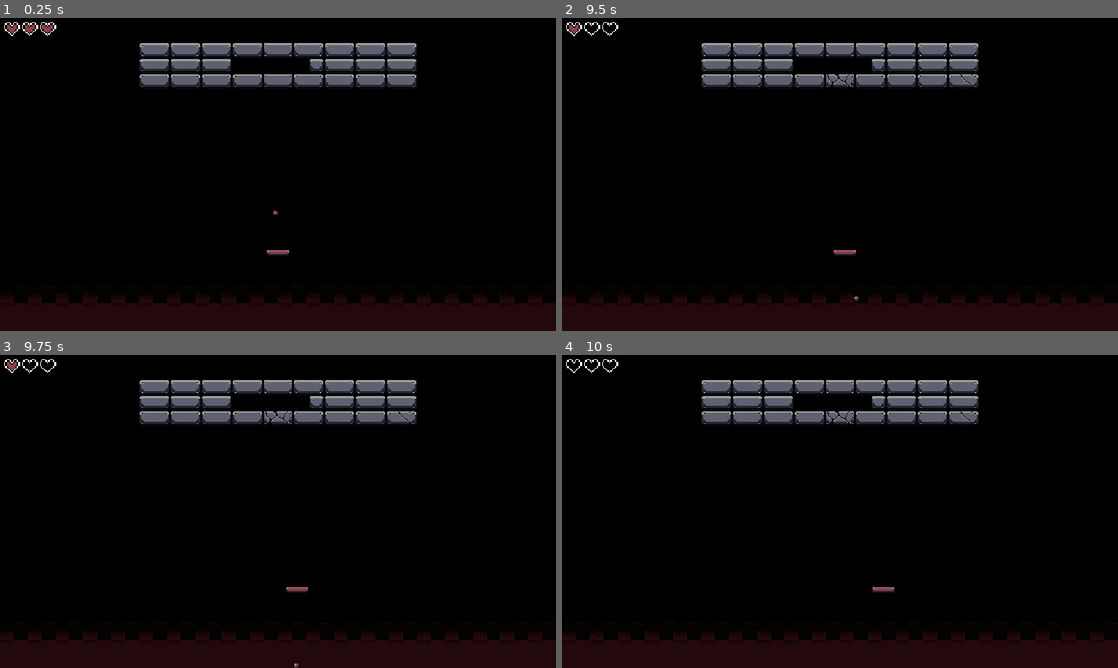
Above: before the commit, frames 1-4 (two rows, left to right).
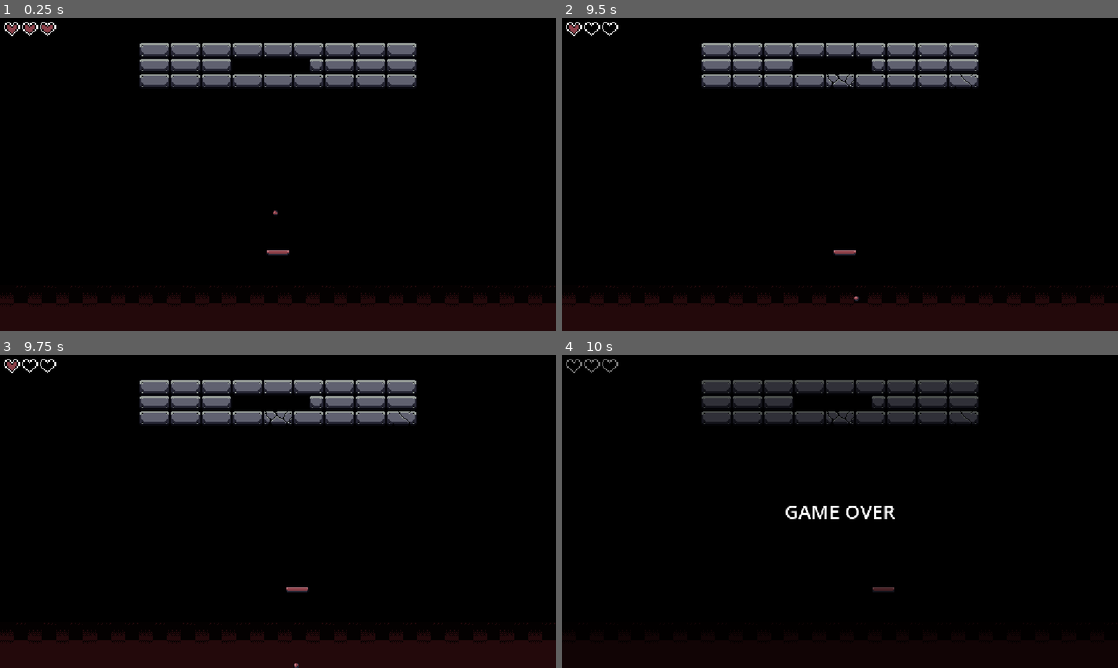
Above: after the commit, the same moments.

Repository: IAidenI/Breakout
Game: Godot game, scene res://main/main.tscn
Two runs of this game, one before a commit and one after it. Both use one fixed random seed, a clock stepped at 60 frames per second and the inputs below.
Inputs:
- Up to frame 1 (0.25 s): no input
- Up to frame 2 (9.5 s): tap Enter at 0.5, 2.75, 4.25 s; hold Right (ui_right) 0.53-1.28 s; tap Space at 1.25, 3.5, 5.75 s; hold Left (ui_left) 1.28-2.03 s; hold Right (ui_right) 2.03-3.53 s; hold Left (ui_left) 3.53-5.78 s; hold Right (ui_right) 5.78-8.03 s; hold Left (ui_left) from 8.03 s (still down)
- Up to frame 3 (9.75 s): release Left (ui_left) at 9.53 s; hold Right (ui_right) from 9.53 s (still down)
- Up to frame 4 (10 s): keep holding Right (ui_right)

Frames 1-3 are identical in both runs. In frame 4, 5.5% of the frame differs, in the area x 0-75%, y 1-76%.

Commit message:
feat: ajout d'un game over

Diff:
--- a/main/main.gd
+++ b/main/main.gd
@@ -34,4 +34,4 @@
 		print("Vies restante : ", PlayerState.lives)
 		_respawn_ball()
 	else:
-		print("Game Over")
+		$CanvasLayer/GameOver.visible = true
--- a/main/main.tscn
+++ b/main/main.tscn
@@ -7,6 +7,7 @@
 [ext_resource type="Script" uid="uid://dqt854ce2uqjo" path="res://levels/level_builder.gd" id="5_3wy1v"]
 [ext_resource type="Texture2D" uid="uid://calwstwj7q0c6" path="res://main/Backround_Tiles.png" id="6_kfbq2"]
 [ext_resource type="PackedScene" uid="uid://b7x4ev550oke6" path="res://ui/hud/hud.tscn" id="7_4dugh"]
+[ext_resource type="PackedScene" uid="uid://cofmc56tb7mtx" path="res://ui/menus/game_over/game_over.tscn" id="8_67ri8"]
 
 [sub_resource type="TileSetAtlasSource" id="TileSetAtlasSource_4dugh"]
 texture = ExtResource("6_kfbq2")
@@ -41,4 +42,9 @@
 script = ExtResource("5_3wy1v")
 brick_scene = ExtResource("3_c651c")
 
-[node name="Hud" parent="." unique_id=812766956 instance=ExtResource("7_4dugh")]
+[node name="CanvasLayer" type="CanvasLayer" parent="." unique_id=2023204843]
+
+[node name="Hud" parent="CanvasLayer" unique_id=812766956 instance=ExtResource("7_4dugh")]
+
+[node name="GameOver" parent="CanvasLayer" unique_id=1088216974 instance=ExtResource("8_67ri8")]
+visible = false
--- /dev/null
+++ b/ui/menus/game_over/game_over.tscn
@@ -0,0 +1,31 @@
+[gd_scene format=3 uid="uid://cofmc56tb7mtx"]
+
+[node name="GameOver" type="Control" unique_id=1088216974]
+layout_mode = 3
+anchors_preset = 15
+anchor_right = 1.0
+anchor_bottom = 1.0
+grow_horizontal = 2
+grow_vertical = 2
+
+[node name="ColorRect" type="ColorRect" parent="." unique_id=1774944282]
+layout_mode = 1
+anchors_preset = 15
+anchor_right = 1.0
+anchor_bottom = 1.0
+grow_horizontal = 2
+grow_vertical = 2
+color = Color(0, 0, 0, 0.5019608)
+
+[node name="CenterContainer" type="CenterContainer" parent="." unique_id=1065453094]
+layout_mode = 1
+anchors_preset = 15
+anchor_right = 1.0
+anchor_bottom = 1.0
+grow_horizontal = 2
+grow_vertical = 2
+
+[node name="End" type="Label" parent="CenterContainer" unique_id=2146941564]
+layout_mode = 2
+theme_override_font_sizes/font_size = 40
+text = "GAME OVER"
